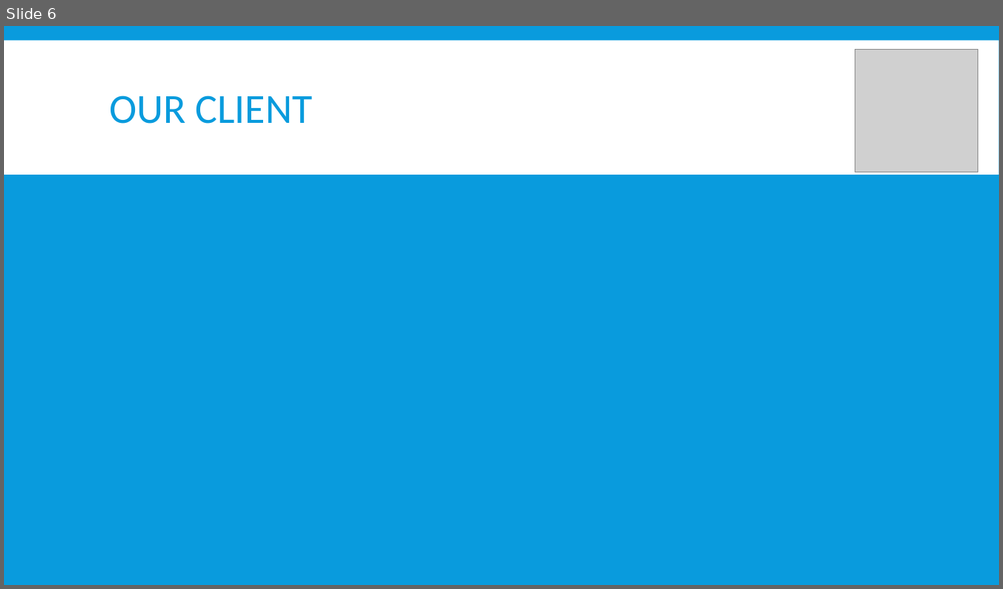
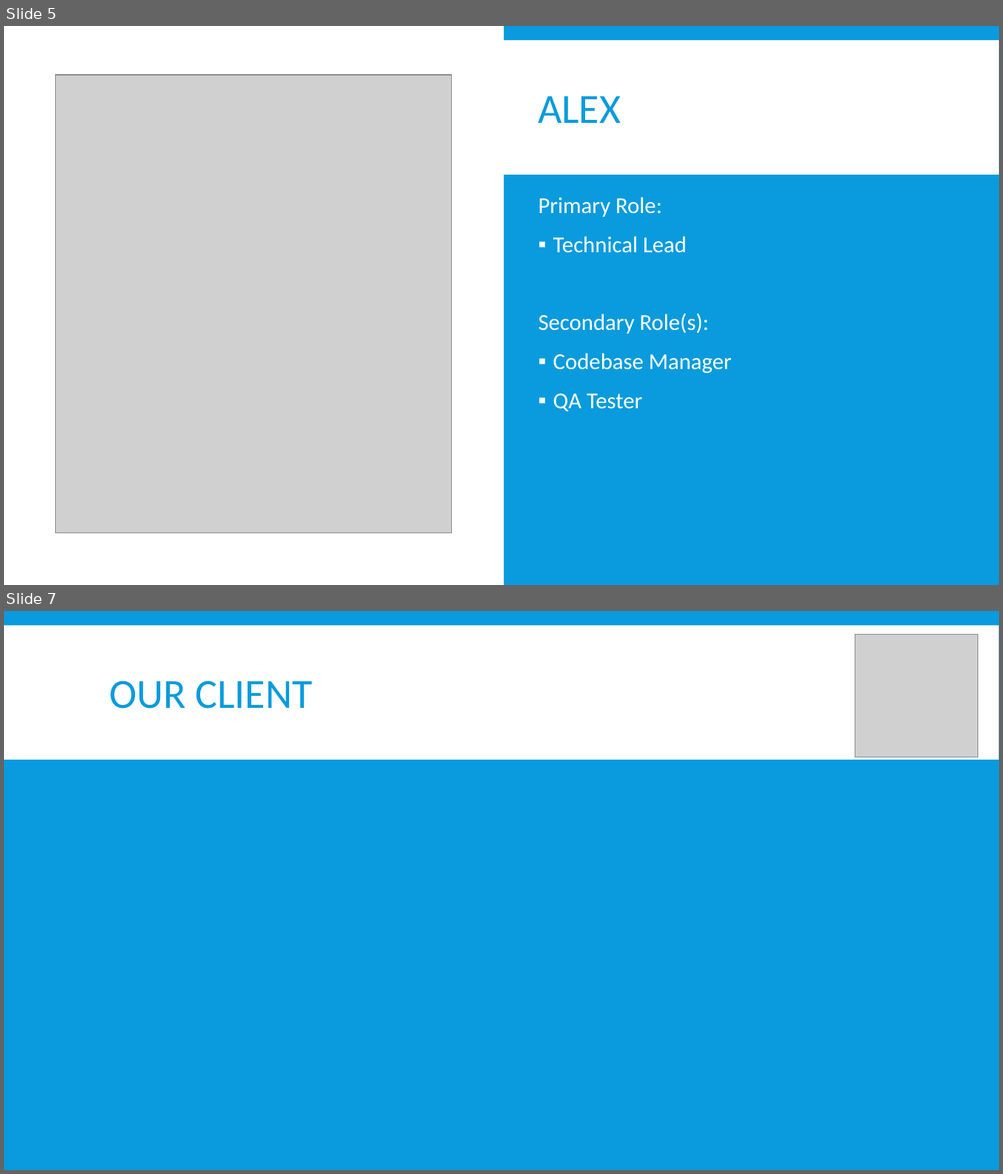
Before and after one commit to bobisapotato/dungeon, a slide deck: Documentation/Team Presentation.pptx. Shown one above the other, each under a label of ours: slide 6 before the commit, slides 5 and 7 after it; the slides between them are not shown. The pictures are 1003x589 and 1003x1174 pixels, drawn with LibreOffice and Linux fonts; fonts in the diff are those of the drawing; grey boxes stand for pictures. Boxes give left, top, right and bottom in pixels: in the first picture for what was removed or moved away, otherwise in the second. Text is boxed around its words. In the diff, an @@ line names an element or a change of style, - is before the commit and + after.

```diff
--- a/Documentation/Team Presentation.pptx
+++ b/Documentation/Team Presentation.pptx
@@ slide 5 added at <box>4,26,999,585</box>, background #099BDD; not listed: 1 template element that a slide beside it also shows @@
@@ rectangle added at <box>4,26,504,585</box>, fill #FFFFFF @@
@@ rectangle added at <box>504,40,999,175</box>, fill #FFFFFF at 95% opacity @@
@@ picture added at <box>56,75,452,534</box> @@
@@ title added at <box>538,96,620,123</box>, 40 pt, text #099BDD @@
+ALEX
@@ text added at <box>538,197,731,412</box>, 22 pt, text #FFFFFF @@
+Primary Role:
+▪ Technical Lead
+Secondary Role(s):
+▪ Codebase Manager
+▪ QA Tester
@@ what was slide 6 is now slide 7 @@
```
Also in this commit, not shown: 2 slides changed, 4 other slides added, 4 slides removed, 1 other file.
